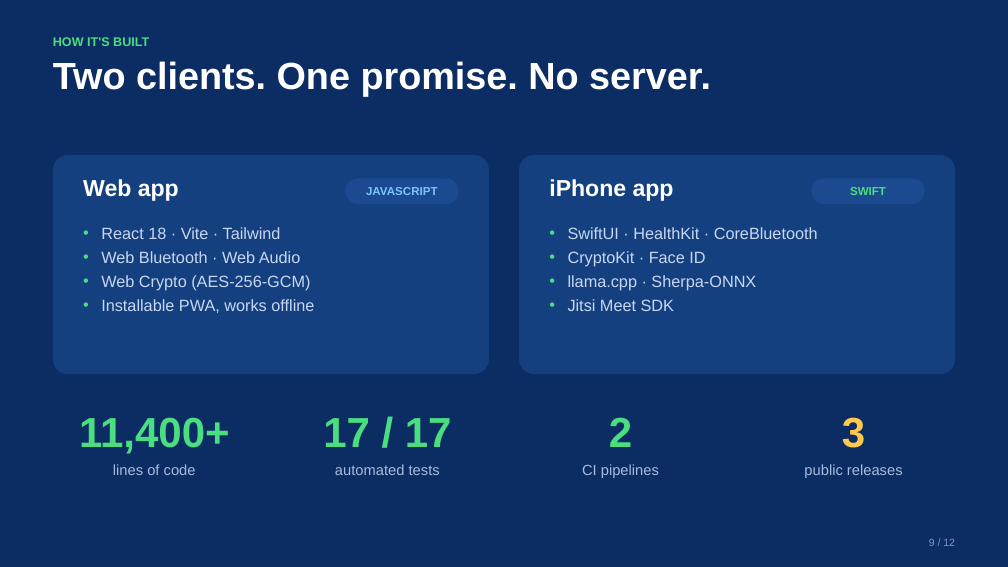
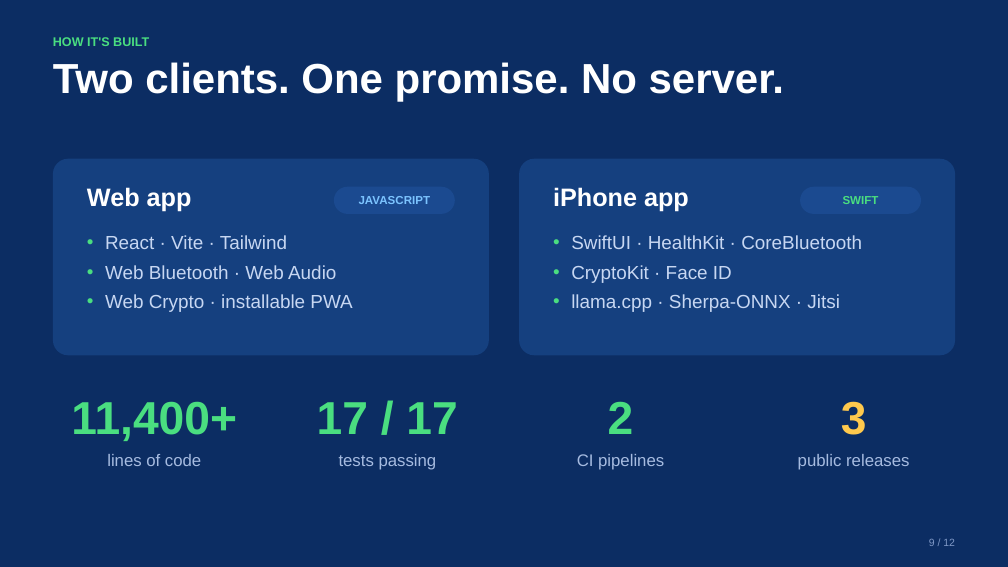
Before and after one commit to engineer2025-sudo/Care, a slide deck: slide 9 of pitch/CareSphere_Congressional_App_Challenge_Deck.pptx. Drawn at 1008x567 pixels with LibreOffice and Linux fonts; fonts in the diff are those of the drawing. Boxes give left, top, right and bottom in pixels: in the first picture for what was removed or moved away, otherwise in the second. Text is boxed around its words. In the diff, an @@ line names an element or a change of style, - is before the commit and + after.

```diff
--- a/pitch/CareSphere_Congressional_App_Challenge_Deck.pptx
+++ b/pitch/CareSphere_Congressional_App_Challenge_Deck.pptx
@@ text "Two clients. One promise. No ..." at box(53, 62, 784, 101): size 36 to 40 pt; line spacing 40.3pt to 44.8pt @@
@@ rounded rectangle: place and size @@
-rounded rectangle at box(53, 155, 489, 374)
+rounded rectangle at box(53, 159, 489, 355)
@@ rounded rectangle at box(53, 159, 489, 355): proportions changed @@
@@ rounded rectangle at box(520, 159, 956, 355): proportions changed @@
@@ rounded rectangle: place and size @@
-rounded rectangle at box(520, 155, 956, 374)
+rounded rectangle at box(520, 159, 956, 355)
@@ text "Web app": place and size @@
-text "Web app" at box(83, 179, 179, 201)
+text "Web app" at box(87, 187, 192, 212)
@@ text "Web app" at box(87, 187, 192, 212): size 22 to 24 pt; line spacing 26.4pt to 28.8pt @@
@@ text "JAVASCRIPT": place and size @@
-text "JAVASCRIPT" at box(366, 187, 438, 195)
+text "JAVASCRIPT" at box(359, 196, 431, 204)
@@ rounded rectangle: place and size @@
-rounded rectangle at box(346, 178, 459, 204)
+rounded rectangle at box(334, 187, 455, 214)
@@ text "iPhone app" at box(553, 187, 689, 212): size 22 to 24 pt; line spacing 26.4pt to 28.8pt @@
@@ text "iPhone app": place and size @@
-text "iPhone app" at box(549, 179, 674, 201)
+text "iPhone app" at box(553, 187, 689, 212)
@@ text "SWIFT": place and size @@
-text "SWIFT" at box(850, 187, 886, 195)
+text "SWIFT" at box(843, 196, 879, 204)
@@ rounded rectangle: place and size @@
-rounded rectangle at box(811, 178, 925, 204)
+rounded rectangle at box(800, 187, 921, 214)
@@ text "React · Vite · Tailwind": place and size @@
-text "React · Vite · Tailwind" at box(101, 227, 314, 313)
+text "React · Vite · Tailwind" at box(105, 235, 352, 312)
@@ text at box(105, 235, 287, 249): text changed; size 15.5 to 18 pt @@
-• React 18 · Vite · Tailwind
+• React · Vite · Tailwind
@@ text "SwiftUI · HealthKit · CoreBluetooth": place and size @@
-text "SwiftUI · HealthKit · CoreBluetooth" at box(568, 227, 818, 311)
+text "SwiftUI · HealthKit · CoreBluetooth" at box(571, 235, 862, 312)
@@ text at box(571, 235, 862, 283): size 15.5 to 18 pt in "SwiftUI · HealthKit · CoreBluetooth", "CryptoKit · Face ID"; line spacing 18.9pt to 22pt; more space between paragraphs @@
@@ text at box(105, 265, 336, 279): size 15.5 to 18 pt in "Web Bluetooth · Web Audio"; line spacing 18.9pt to 22pt; more space between paragraphs @@
@@ text at box(105, 294, 352, 312): text changed; size 15.5 to 18 pt @@
-• Web Crypto (AES-256-GCM)
-• Installable PWA, works offline
+• Web Crypto · installable PWA
@@ text at box(571, 294, 840, 312): text changed; size 15.5 to 18 pt @@
-• llama.cpp · Sherpa-ONNX
-• Jitsi Meet SDK
+• llama.cpp · Sherpa-ONNX · Jitsi
@@ text "11,400+": place and size @@
-text "11,400+" at box(79, 417, 230, 454)
+text "11,400+" at box(71, 401, 237, 441)
@@ size 40 to 44 pt; line spacing 48pt to 52.8pt in 4 elements at box(608, 401, 634, 434), box(841, 401, 867, 435), box(71, 401, 237, 441), box(317, 402, 457, 434) @@
@@ text "17 / 17": place and size @@
-text "17 / 17" at box(323, 418, 452, 447)
+text "17 / 17" at box(317, 402, 457, 434)
@@ text "2": place and size @@
-text "2" at box(609, 417, 632, 447)
+text "2" at box(608, 401, 634, 434)
@@ text "3": place and size @@
-text "3" at box(842, 417, 865, 448)
+text "3" at box(841, 401, 867, 435)
@@ text at box(339, 454, 437, 470): text changed; size 14 to 16 pt @@
-automated tests
+tests passing
@@ 3 texts: place and size @@
-3 texts at box(113, 464, 903, 478)
+3 texts at box(107, 454, 909, 470)
@@ size 14 to 16 pt; line spacing 16.8pt to 19.2pt in 3 elements at box(107, 454, 201, 466), box(577, 454, 664, 470), box(798, 454, 909, 470) @@
```
Also in this commit, not shown: 11 other slides changed, 17 other files.
